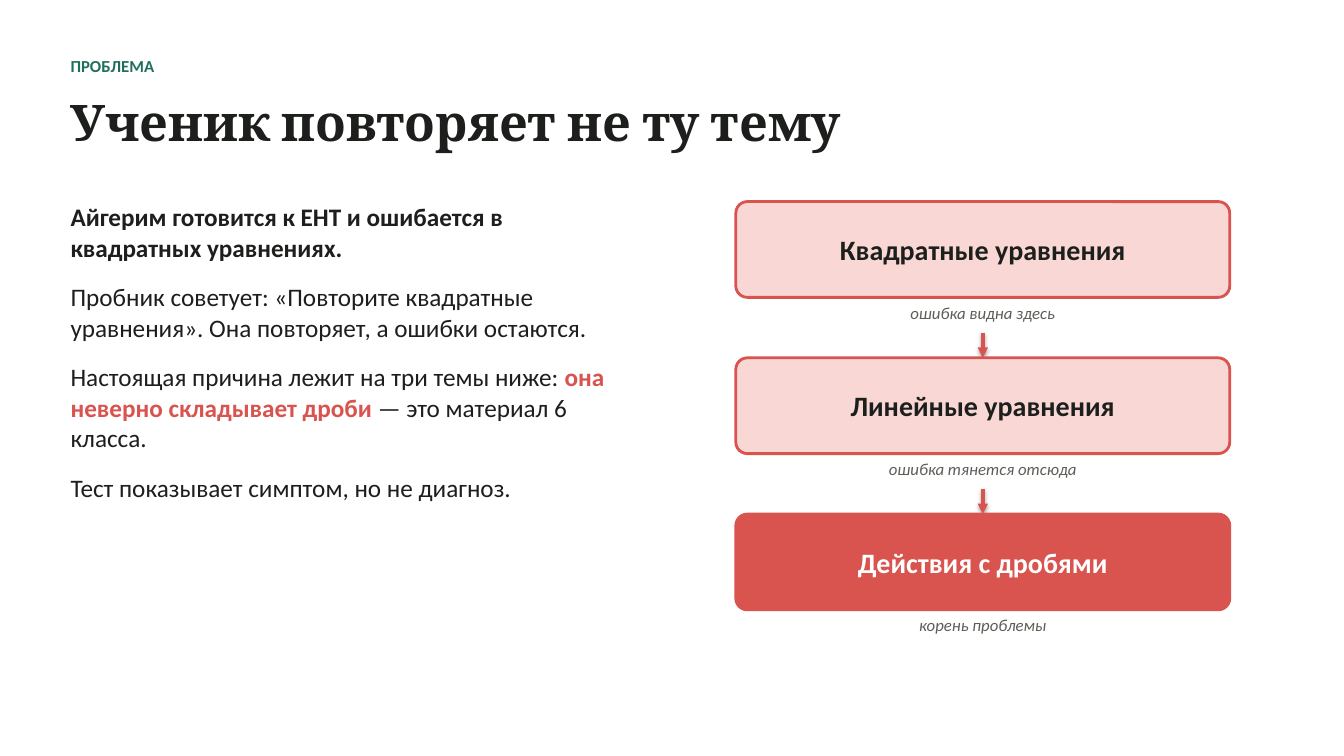
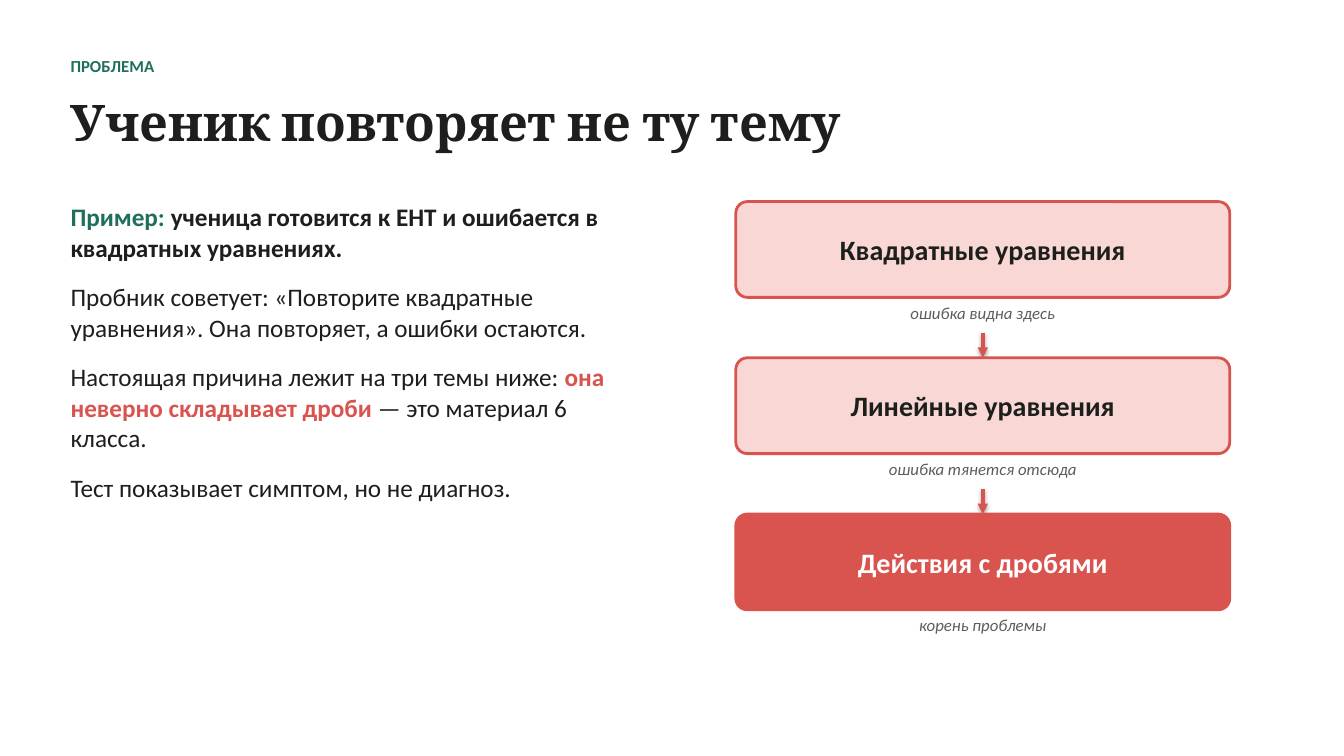
Before and after one commit to sas1k00/hackathonchik, a slide deck: slide 2 of docs/Tamyr_VentureHack2026.pptx. Drawn at 1344x756 pixels with LibreOffice and Linux fonts; fonts in the diff are those of the drawing. Boxes give left, top, right and bottom in pixels: in the first picture for what was removed or moved away, otherwise in the second. Text is boxed around its words. In the diff, an @@ line names an element or a change of style, - is before the commit and + after.

```diff
--- a/docs/Tamyr_VentureHack2026.pptx
+++ b/docs/Tamyr_VentureHack2026.pptx
@@ text at box(71, 208, 598, 261): text changed @@
-Айгерим готовится к ЕНТ и ошибается в квадратных уравнениях.
+Пример: ученица готовится к ЕНТ и ошибается в квадратных уравнениях.
```
Also in this commit, not shown: 5 other slides changed, 1 slide added, 11 other files.
